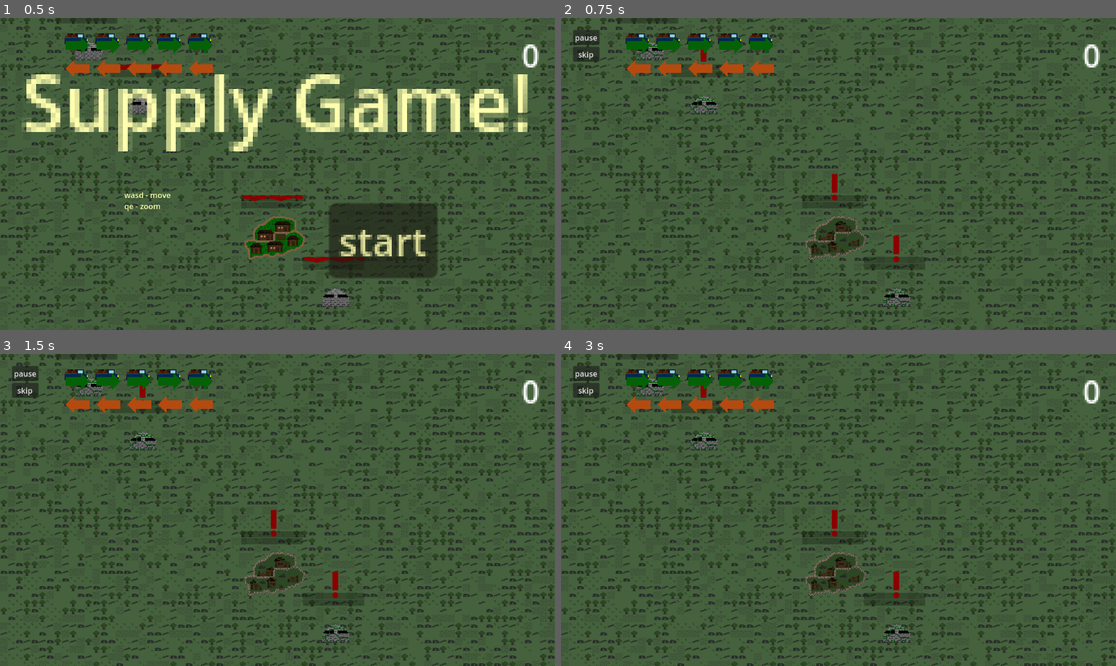
Above: before the commit, frames 1-4 (two rows, left to right).
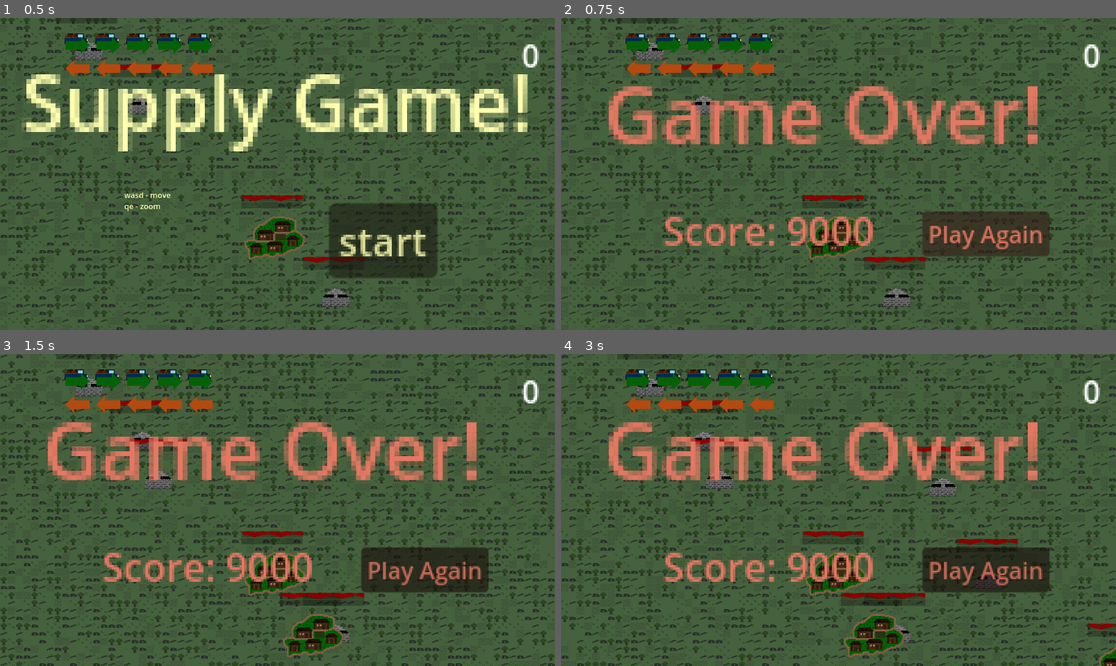
Above: after the commit, the same moments.

Repository: lewis785/ludum-dare-53
Game: Godot game, scene res://scenes/main.tscn
Same seed, same stepped clock (60 frames per second), same inputs: the game is played once before the commit and once after it.
Inputs (mouse positions are in pixels of both pictures, inside the frame that each line leads up to):
- Up to frame 1 (0.5 s): no input
- Up to frame 2 (0.75 s): click "start" at 0.5 s
- Up to frame 3 (1.5 s): click (427, 569) at 1.25 s, where only the run after the commit has a clickable "Play Again"
- Up to frame 4 (3 s): click (988, 569) at 2 s, where only the run after the commit has a clickable "Play Again"; click (988, 569) at 2.75 s, where only the run after the commit has a clickable "Play Again"

Frame 1 is identical in both runs. In frame 2, 13% of the frame differs, in the area x 2-88%, y 3-93%; in frame 3, 27%; in frame 4, 28%, in the area x 0-100%, y 0-100%.
Error after the commit: Attempt to call function 'update_position' in base 'null instance' on a null instance. (res://scenes/supply_depot/supply_depot.gd:15)

Commit message:
CHANGE truck amount back to 5

Diff:
--- a/scenes/supply_depot/supply_depot.tscn
+++ b/scenes/supply_depot/supply_depot.tscn
@@ -1,8 +1,7 @@
-[gd_scene load_steps=19 format=3 uid="uid://dhf8loxej1fdg"]
+[gd_scene load_steps=18 format=3 uid="uid://dhf8loxej1fdg"]
 
 [ext_resource type="Script" path="res://scenes/supply_depot/supply_depot.gd" id="1_8fqxo"]
 [ext_resource type="Texture2D" uid="uid://o6r78b3qslt7" path="res://assets/depot-light.png" id="1_pfjkr"]
-[ext_resource type="PackedScene" uid="uid://cs533if32c81i" path="res://scenes/combat/entity.tscn" id="2_fx2ib"]
 [ext_resource type="PackedScene" uid="uid://dpmoir6bxfdp7" path="res://scenes/supply_truck/truck_coordinator.tscn" id="2_gcobm"]
 [ext_resource type="PackedScene" uid="uid://bedx7ybi8m0ef" path="res://scenes/supply_store/supply_store.tscn" id="4_3321a"]
 [ext_resource type="PackedScene" uid="uid://dws8yrkuha0xn" path="res://scenes/status_bar/status_bar.tscn" id="5_qdkt8"]
@@ -91,18 +90,13 @@
 [node name="supply_depot" type="Area2D" groups=["depots"]]
 script = ExtResource("1_8fqxo")
 
-[node name="entity" parent="." instance=ExtResource("2_fx2ib")]
-health = 100
-max_health = 100
-
 [node name="DepotSprite" type="AnimatedSprite2D" parent="."]
-position = Vector2(-2, -42)
+position = Vector2(-2, 17)
 scale = Vector2(5, 5)
 sprite_frames = SubResource("SpriteFrames_u2thd")
 animation = &"depot-healthy"
 
 [node name="truck_coordinator" parent="." instance=ExtResource("2_gcobm")]
-available_trucks = 5
 
 [node name="SupplyStore" parent="truck_coordinator" instance=ExtResource("4_3321a")]
 position = Vector2(1, 12)
@@ -117,22 +111,21 @@
 [node name="RefillTimer" type="Timer" parent="."]
 
 [node name="SupplyBar" parent="." instance=ExtResource("5_qdkt8")]
-offset_left = -61.0
-offset_top = -121.0
-offset_right = -61.0
-offset_bottom = -121.0
+offset_left = -77.0
+offset_top = -72.0
+offset_right = -77.0
+offset_bottom = -72.0
 label = "Supply"
 percentage = 100
 colour = Color(1, 0.803922, 0, 1)
 
 [node name="HealthBar" parent="." instance=ExtResource("5_qdkt8")]
-offset_left = -61.0
-offset_top = -135.0
-offset_right = -61.0
-offset_bottom = -135.0
+offset_left = 4.0
+offset_top = -72.0
+offset_right = 4.0
+offset_bottom = -72.0
 label = "Health"
 colour = Color(1, 0, 0, 1)
 
 [connection signal="body_shape_entered" from="." to="truck_coordinator" method="_on_supply_depot_body_shape_entered"]
-[connection signal="health_update" from="entity" to="HealthBar" method="_on_entity_health_update"]
 [connection signal="timeout" from="RefillTimer" to="." method="_on_refill_timer_timeout"]
